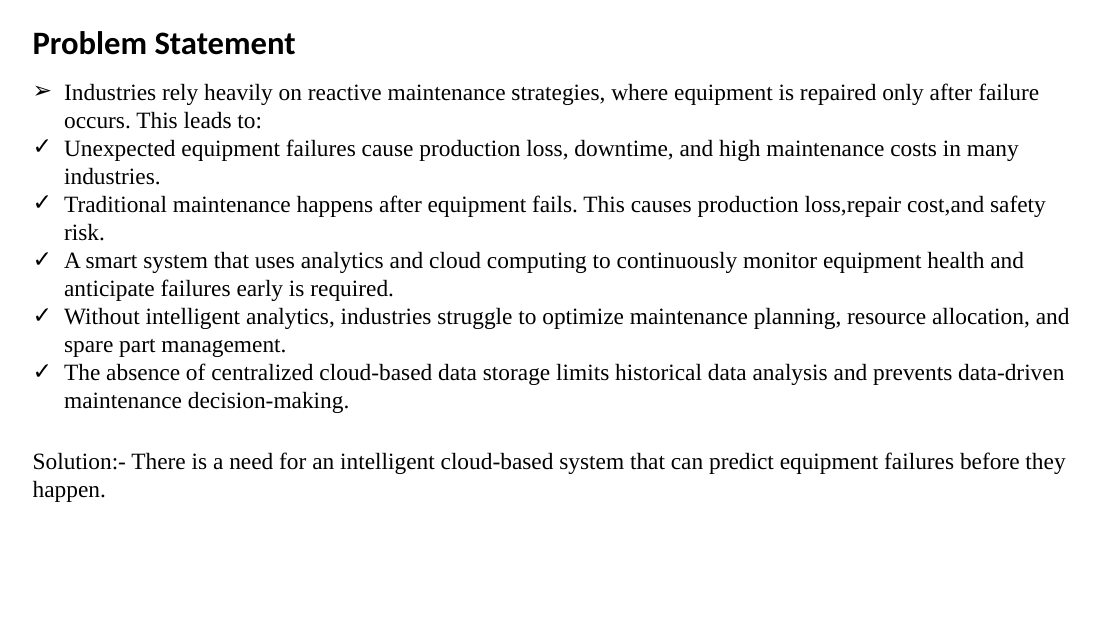
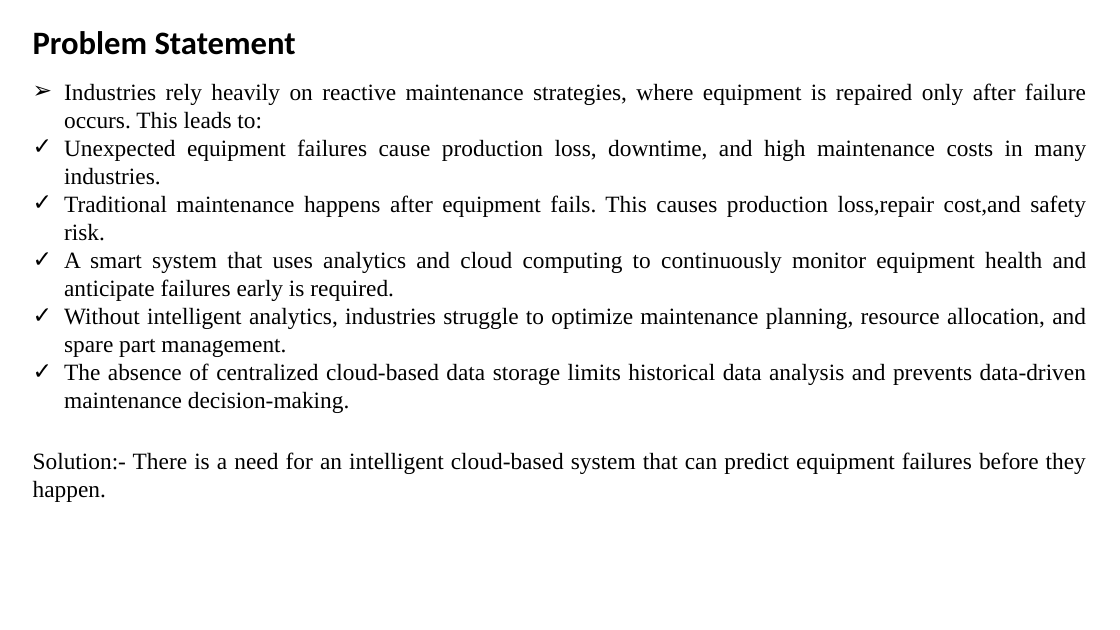
Before and after one commit to megh193/proactiveEquipmentCare, a slide deck: slide 4 of docs/Clg 1st review.pptx. Drawn at 1120x630 pixels with LibreOffice and Linux fonts; fonts in the diff are those of the drawing. Boxes give left, top, right and bottom in pixels: in the first picture for what was removed or moved away, otherwise in the second. Text is boxed around its words. In the diff, an @@ line names an element or a change of style, - is before the commit and + after.

```diff
--- a/docs/Clg 1st review.pptx
+++ b/docs/Clg 1st review.pptx
@@ text "Industries rely heavily on reactive ..." at (64, 83, 1087, 413): alignment left to justified @@
@@ text "Solution:- There is a need ..." at (33, 452, 1086, 502): alignment left to justified @@
```
Also in this commit, not shown: 8 other slides changed, 1 other file.
